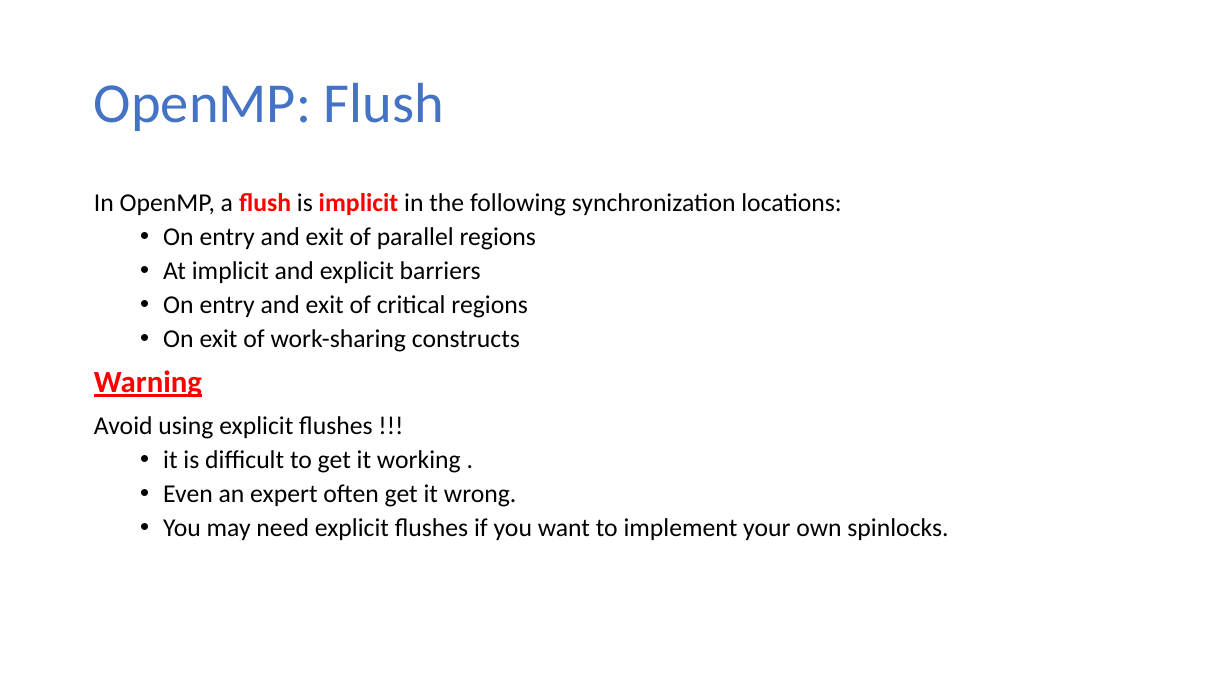
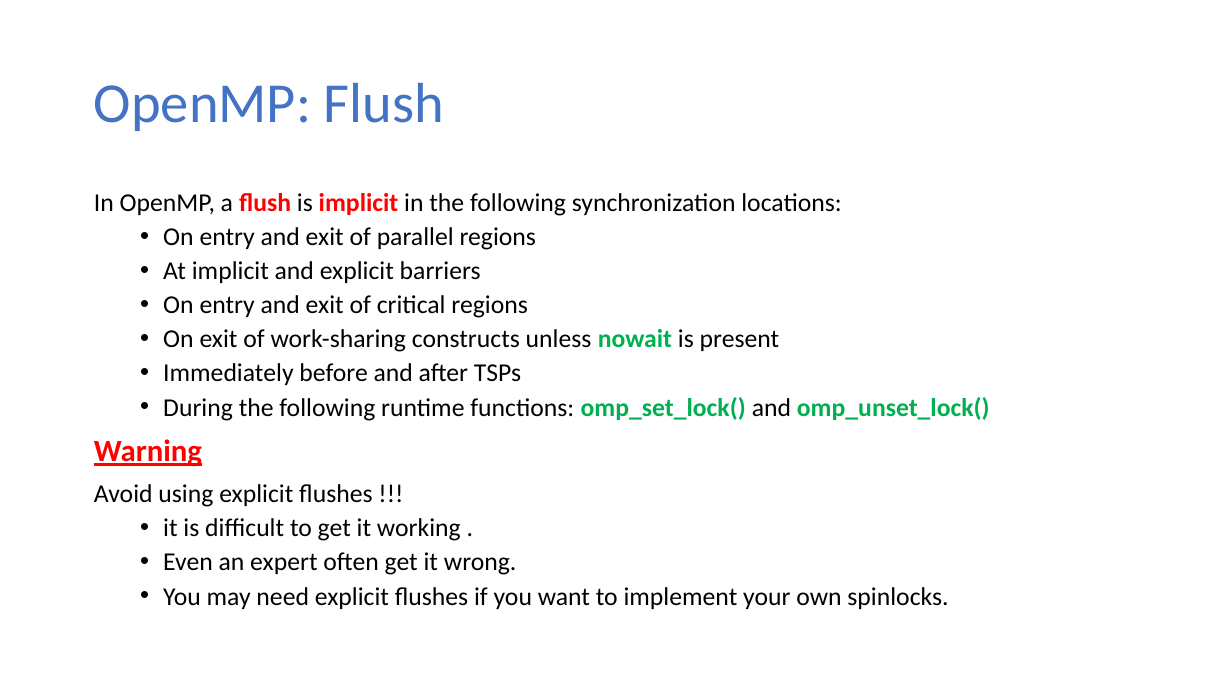
Before and after one commit to ekkapotc/PC, a slide deck: slide 19 of Slides/Lecture 9.pptx. Drawn at 1232x693 pixels with LibreOffice and Linux fonts; fonts in the diff are those of the drawing. Boxes give left, top, right and bottom in pixels: in the first picture for what was removed or moved away, otherwise in the second. Text is boxed around its words. In the diff, an @@ line names an element or a change of style, - is before the commit and + after.

```diff
--- a/Slides/Lecture 9.pptx
+++ b/Slides/Lecture 9.pptx
@@ text at (x1=163, y1=329, x2=990, y2=421): text changed @@
-  • On exit of work-sharing constructs
+  • On exit of work-sharing constructs unless nowait is present
+  • Immediately before and after TSPs
+  • During the following runtime functions: omp_set_lock() and omp_unset_lock()
```
Also in this commit, not shown: 1 other file.
